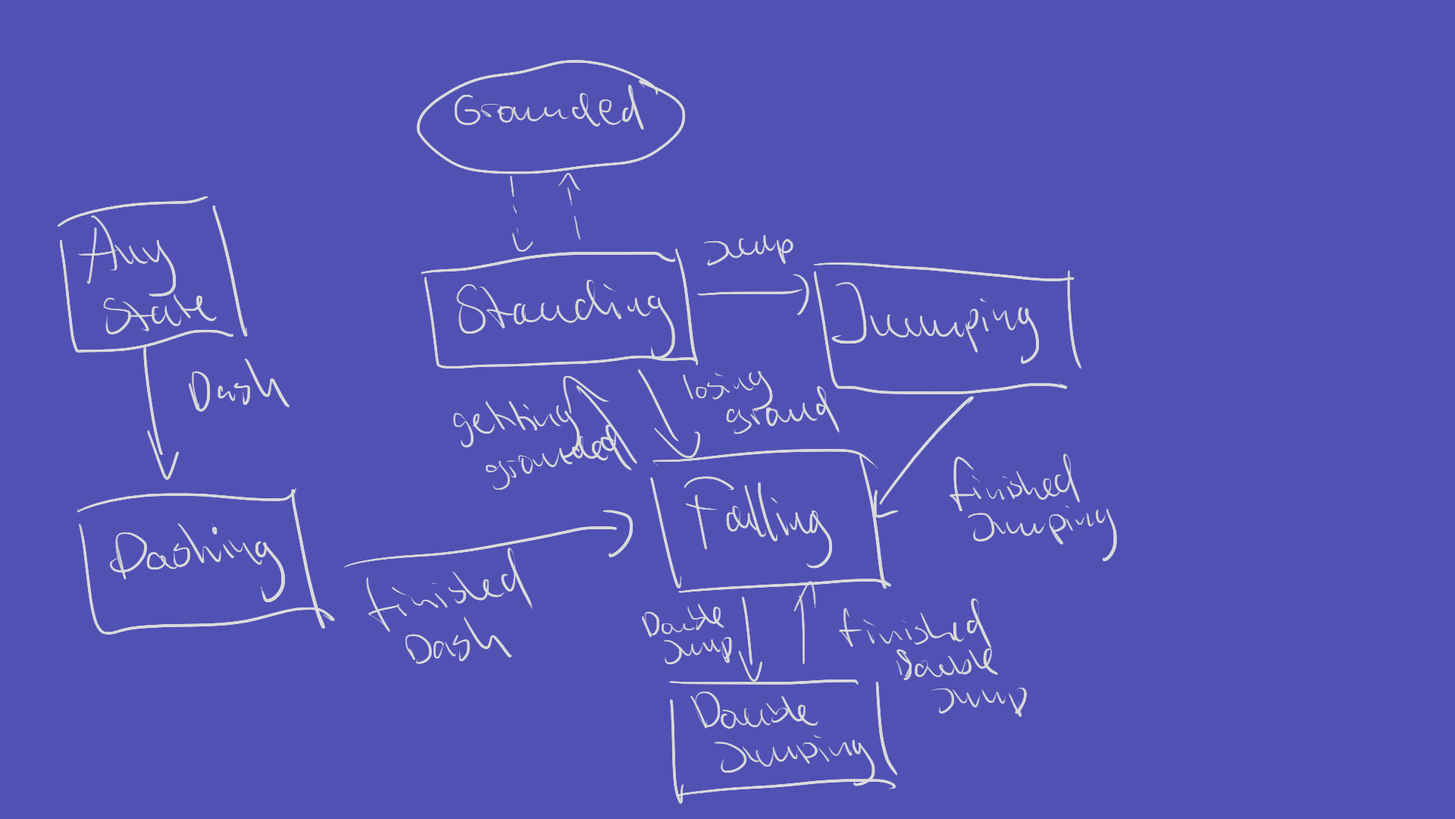
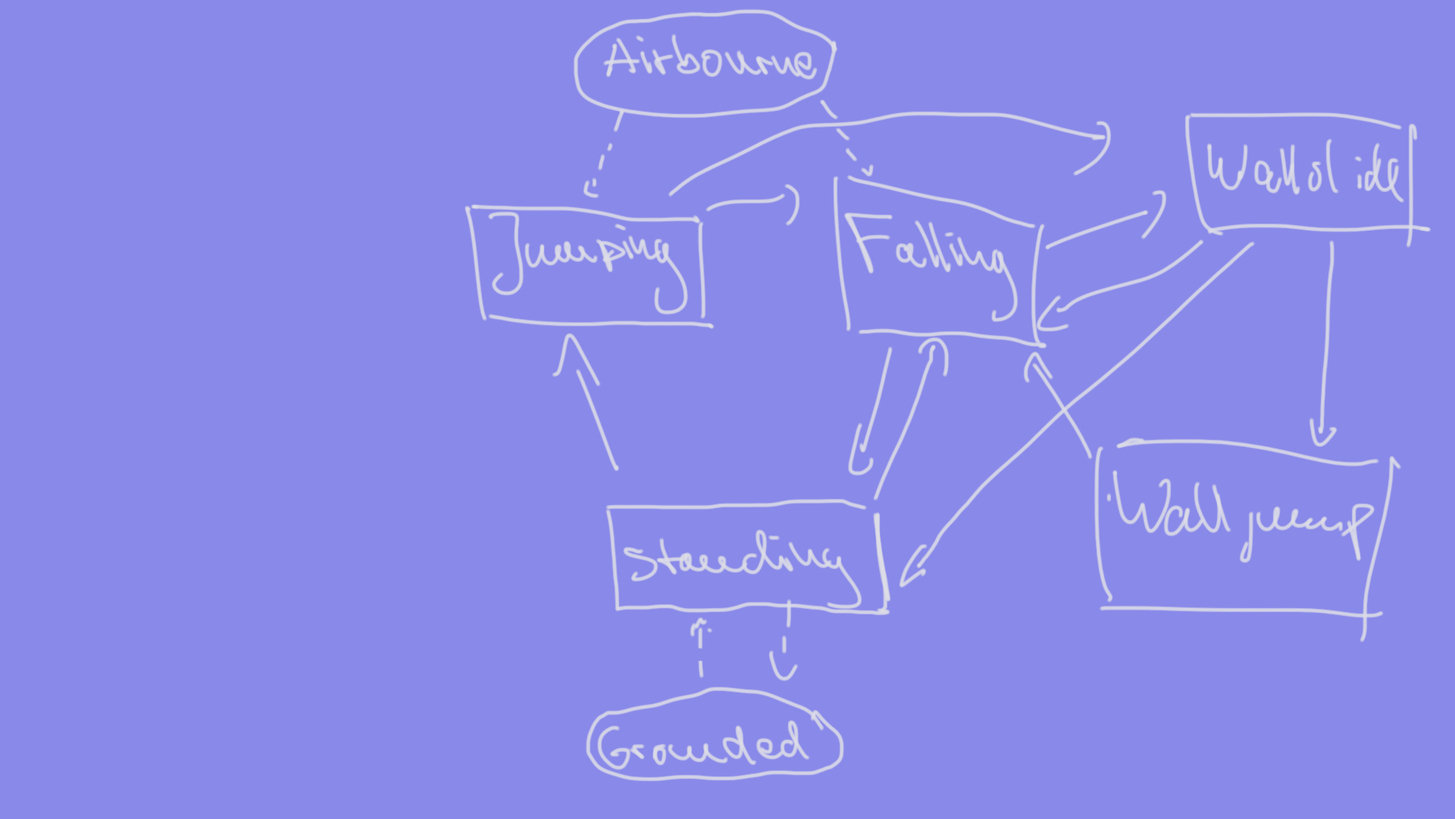
Layer changes from the first 1455 × 819 image to the second:
added layer "Ebene 2" above "Ebene 0" over (463, 8, 1432, 782)
added layer "Ebene 1" over (0, 0, 1455, 819)
